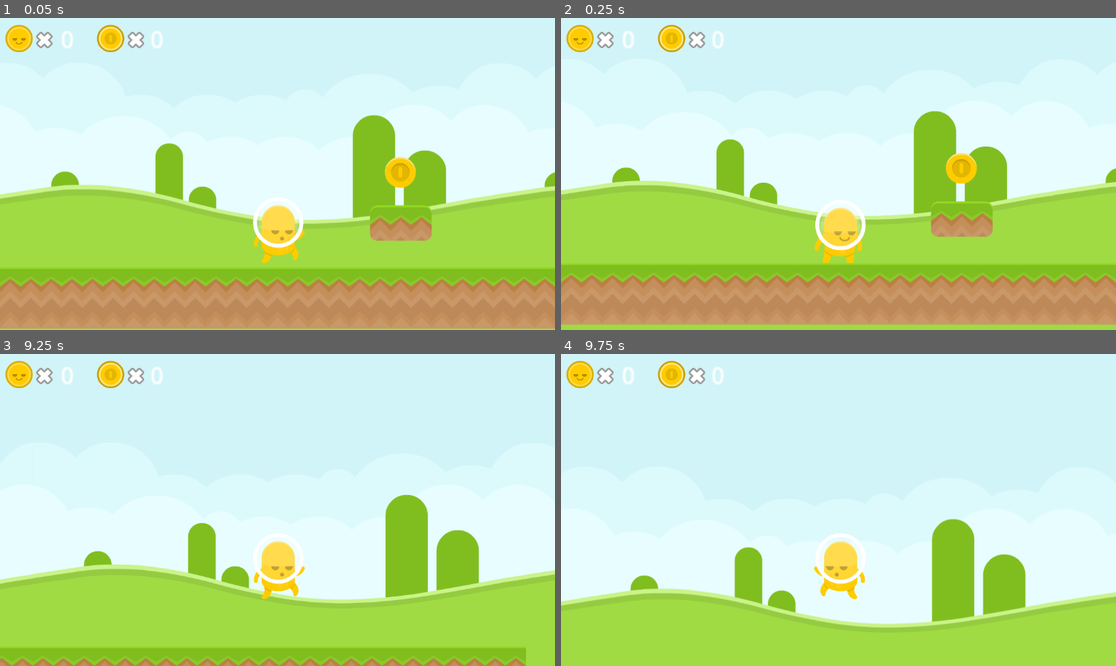
Above: before the commit, frames 1-4 (two rows, left to right).
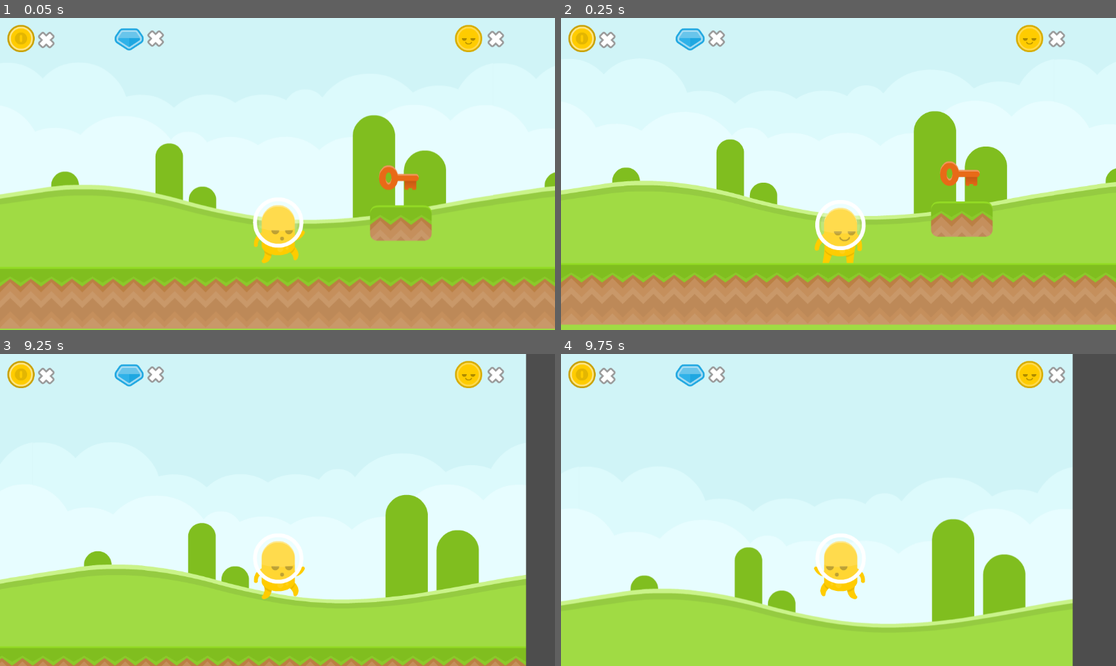
Above: after the commit, the same moments.

Repository: bsu-cs315/P2-Grigsby
Game: Godot game, scene res://world/world.tscn
Two runs of this game, one before a commit and one after it. Both use one fixed random seed, a clock stepped at 60 frames per second and the inputs below. Sound files missing from this copy of the repository are replaced by a short silence.
Inputs:
- Up to frame 1 (0.05 s): no input
- Up to frame 2 (0.25 s): no input
- Up to frame 3 (9.25 s): tap Enter at 0.5 s; hold Right (right) 0.53-2.03 s; tap Space (jump) at 0.77, 1.52, 3.02, 3.77, 4.52, 6.02, 6.77, 7.52, 9.02 s; hold Left (left) 2.03-2.78 s; hold Right (right) 2.78-4.28 s; hold Left (left) 4.28-5.03 s; hold Right (right) 5.03-5.78 s; hold Left (left) 5.78-7.28 s; hold Right (right) from 7.28 s (still down)
- Up to frame 4 (9.75 s): release Right (right) at 9.53 s; hold Left (left) from 9.53 s (still down)

The runs differ from the first frame. In frame 1, 2.2% of the frame differs, in the area x 0-91%, y 2-56%; in frame 2, 2.2%; in frame 3, 6.8%; in frame 4, 9.5%, in the area x 0-100%, y 0-100%.

Commit message:
Revert "More attempts at making the HUD work"

Diff:
--- a/alien/alien.gd
+++ b/alien/alien.gd
@@ -1,4 +1,6 @@
 extends CharacterBody2D
+
+signal key_collected(new_keys)
 
 const SPEED = 300.0
 const JUMP_VELOCITY = -550.0
@@ -6,6 +8,8 @@
 # Get the gravity from the project settings to be synced with RigidBody nodes.
 var gravity = ProjectSettings.get_setting("physics/2d/default_gravity")
 
+var keys := 0
+var original_keys := 0
 
 @onready var _animated_sprite := $AnimatedSprite2D
 
@@ -37,3 +41,6 @@
 		_animated_sprite.scale.x = -1
 
 	move_and_slide()
+
+	if keys > original_keys:
+		key_collected.emit()
--- a/hud/hud.gd
+++ b/hud/hud.gd
@@ -1,19 +1,17 @@
 extends Control
 
-var coin : Coin
 # Called when the node enters the scene tree for the first time.
 func _ready():
-	pass
+	$key.visible = false
+
+func set_alien(alien):
+	alien.key_collected.connect(_on_key_collected)
 
 func _process(delta):
 	pass
 
-func setCoin(new_coin) -> void:
-	new_coin.coin_collected.connect(_on_coin_collected)
-	$coin_label.text = "0"
+func _on_key_collected(new_keys):
+	_update_key_label()
 
-func _on_coin_collected(new_coins):
-	update_coin_label(new_coins)
-
-func update_coin_label(new_coins):
-	$coin_label.text = str(new_coins)
+func _update_key_label():
+	$key.visible = true
--- a/hud/hud.tscn
+++ b/hud/hud.tscn
@@ -1,7 +1,8 @@
-[gd_scene load_steps=6 format=3 uid="uid://c16of8mo5wfsg"]
+[gd_scene load_steps=7 format=3 uid="uid://c16of8mo5wfsg"]
 
 [ext_resource type="Texture2D" uid="uid://dadobe3w283nm" path="res://hud/hudKey_red.png" id="1_46ahf"]
 [ext_resource type="Script" path="res://hud/hud.gd" id="1_b4u72"]
+[ext_resource type="Texture2D" uid="uid://c2npoytvvnevj" path="res://hud/hudJewel_blue.png" id="2_xxf7x"]
 [ext_resource type="Texture2D" uid="uid://dfj5mee53rvt5" path="res://hud/hudCoin.png" id="3_1wu8x"]
 [ext_resource type="Texture2D" uid="uid://bwlj5kd76p6c6" path="res://hud/hudPlayer_yellow.png" id="4_233qq"]
 [ext_resource type="Texture2D" uid="uid://dvdr744jb7fkv" path="res://hud/hudX.png" id="4_tahj1"]
@@ -11,54 +12,41 @@
 anchors_preset = 15
 anchor_right = 1.0
 anchor_bottom = 1.0
-offset_left = -1.0
-offset_top = 1.0
-offset_right = -1.0
-offset_bottom = 1.0
 grow_horizontal = 2
 grow_vertical = 2
 script = ExtResource("1_b4u72")
 
 [node name="key" type="Sprite2D" parent="."]
-visible = false
 position = Vector2(43, 123)
 scale = Vector2(0.65625, 0.65625)
 texture = ExtResource("1_46ahf")
 
+[node name="gem" type="Sprite2D" parent="."]
+position = Vector2(268, 43)
+scale = Vector2(0.656, 0.656)
+texture = ExtResource("2_xxf7x")
+
 [node name="coin" type="Sprite2D" parent="."]
-position = Vector2(229, 43)
+position = Vector2(43, 43)
 scale = Vector2(0.656, 0.656)
 texture = ExtResource("3_1wu8x")
 
 [node name="life" type="Sprite2D" parent="."]
-position = Vector2(39, 43)
+position = Vector2(972, 43)
 scale = Vector2(0.656, 0.656)
 texture = ExtResource("4_233qq")
 
 [node name="x" type="Sprite2D" parent="."]
-position = Vector2(283, 44)
+position = Vector2(97, 44)
+scale = Vector2(0.656, 0.656)
+texture = ExtResource("4_tahj1")
+
+[node name="x2" type="Sprite2D" parent="."]
+position = Vector2(324, 41)
 scale = Vector2(0.656, 0.656)
 texture = ExtResource("4_tahj1")
 
 [node name="x3" type="Sprite2D" parent="."]
-position = Vector2(93, 44)
+position = Vector2(1030, 42)
 scale = Vector2(0.656, 0.656)
 texture = ExtResource("4_tahj1")
-
-[node name="coin_label" type="Label" parent="."]
-layout_mode = 0
-offset_left = 312.0
-offset_top = 10.0
-offset_right = 359.0
-offset_bottom = 46.0
-scale = Vector2(3, 3)
-text = "0"
-
-[node name="life_label" type="Label" parent="."]
-layout_mode = 0
-offset_left = 126.0
-offset_top = 10.0
-offset_right = 166.0
-offset_bottom = 36.0
-scale = Vector2(3, 3)
-text = "0"
--- a/objects/coin.gd
+++ b/objects/key.gd
@@ -1,16 +1,14 @@
-class_name Coin extends Area2D
+extends Area2D
 
-signal coin_collected(new_coins)
 
-var coins := 0
-var original_coins := 0
 # Called when the node enters the scene tree for the first time.
 func _ready():
 	pass # Replace with function body.
 
 func _on_body_entered(body):
 	if body.is_in_group("aliens"):
-		coins += 1
+		body.keys += 1
+
 		var audio_stream_player := AudioStreamPlayer.new()
 		audio_stream_player.stream = load("res://objects/keysound.wav")
 		get_parent().add_child(audio_stream_player)
@@ -20,8 +18,3 @@
 		)
 
 		queue_free()
-	if coins != original_coins:
-		coin_collected.emit(coins)
-
-func get_coins():
-	return coins
--- a/objects/coin.tscn
+++ b/objects/key.tscn
@@ -1,16 +1,16 @@
 [gd_scene load_steps=4 format=3 uid="uid://fd5qkmqs2fc2"]
 
-[ext_resource type="Script" path="res://objects/coin.gd" id="1_rclyg"]
-[ext_resource type="Texture2D" uid="uid://bh0vcodn4fyuo" path="res://objects/coinGold.png" id="2_35ltk"]
+[ext_resource type="Texture2D" uid="uid://lo4pf0hjlp8k" path="res://objects/keyRed.png" id="1_qtgqg"]
+[ext_resource type="Script" path="res://objects/key.gd" id="1_rfrcn"]
 
 [sub_resource type="CircleShape2D" id="CircleShape2D_k03pg"]
-radius = 32.0156
+radius = 42.0
 
-[node name="Coin" type="Area2D"]
-script = ExtResource("1_rclyg")
+[node name="key" type="Area2D"]
+script = ExtResource("1_rfrcn")
 
 [node name="Sprite2D" type="Sprite2D" parent="."]
-texture = ExtResource("2_35ltk")
+texture = ExtResource("1_qtgqg")
 
 [node name="CollisionShape2D" type="CollisionShape2D" parent="."]
 shape = SubResource("CircleShape2D_k03pg")
--- a/world/world.gd
+++ b/world/world.gd
@@ -1,4 +1,5 @@
 extends Node2D
+
 
 # Called when the node enters the scene tree for the first time.
 func _ready():
--- a/world/world.tscn
+++ b/world/world.tscn
@@ -4,7 +4,7 @@
 [ext_resource type="Script" path="res://world/world.gd" id="1_7eb4t"]
 [ext_resource type="PackedScene" uid="uid://ccnffv47qghcq" path="res://alien/alien.tscn" id="1_up166"]
 [ext_resource type="Texture2D" uid="uid://bs8qvgyx4tsaa" path="res://world/grassMid.png" id="2_qwpd4"]
-[ext_resource type="PackedScene" uid="uid://fd5qkmqs2fc2" path="res://objects/coin.tscn" id="2_uodjw"]
+[ext_resource type="PackedScene" uid="uid://fd5qkmqs2fc2" path="res://objects/key.tscn" id="2_uodjw"]
 [ext_resource type="PackedScene" uid="uid://c16of8mo5wfsg" path="res://hud/hud.tscn" id="3_catmq"]
 [ext_resource type="Texture2D" uid="uid://ckb2dqxkjyhdq" path="res://world/grassHalf.png" id="4_pb8lk"]
 
@@ -41,14 +41,6 @@
 position = Vector2(1536, 255)
 texture = ExtResource("1_1m07n")
 
-[node name="ColoredGrass3" type="Sprite2D" parent="."]
-position = Vector2(2560, 256)
-texture = ExtResource("1_1m07n")
-
-[node name="ColoredGrass4" type="Sprite2D" parent="."]
-position = Vector2(3584, 257)
-texture = ExtResource("1_1m07n")
-
 [node name="Alien" parent="." instance=ExtResource("1_up166")]
 position = Vector2(579, 382)
 
@@ -61,11 +53,11 @@
 offset_right = -579.0
 offset_bottom = -382.0
 
-[node name="Coin" parent="." instance=ExtResource("2_uodjw")]
-position = Vector2(831, 323)
+[node name="key" parent="." instance=ExtResource("2_uodjw")]
+position = Vector2(827, 334)
 
 [node name="TileMap" type="TileMap" parent="."]
 position = Vector2(640, 520)
 tile_set = SubResource("TileSet_n514d")
 format = 2
-layer_0/tile_data = PackedInt32Array(3, 0, 0, 2, 0, 0, 1, 0, …(88 unchanged characters)…  0, 4, 0, 0, 5, 0, 0, 6, 0, 0, 7, 0, 0, 13, 0, 0, 14, 0, 0, 15, 0, 0, 8, 0, 0, 9, 0, 0, 10, 0, 0, 21, 0, 0, 16, 0, 0, 17, 0, 0, 18, 0, 0, 19, 0, 0, 20, 0, 0, 22, 0, 0, 23, 0, 0, 24, 0, 0, 25, 0, 0, 26, 0, 0)
+layer_0/tile_data = PackedInt32Array(3, 0, 0, 2, 0, 0, 1, 0, …(88 unchanged characters)…  0, 4, 0, 0, 5, 0, 0, 6, 0, 0, 7, 0, 0, 8, 0, 0, 9, 0, 0, 10, 0, 0)
Binary file added: objects/gemBlue.png
Not shown, added: objects/gemBlue.png.import
Not shown, changed: .DS_Store
